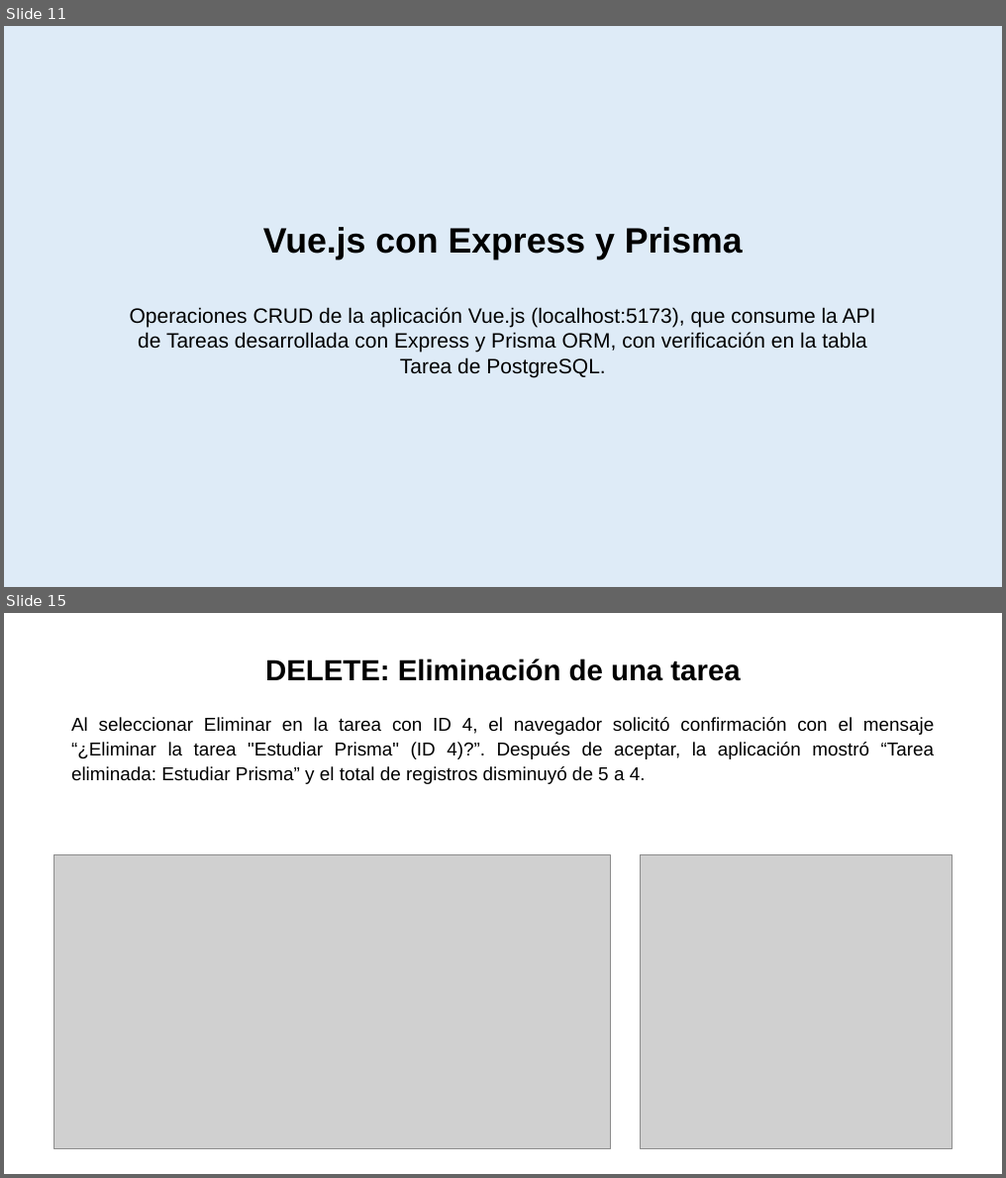
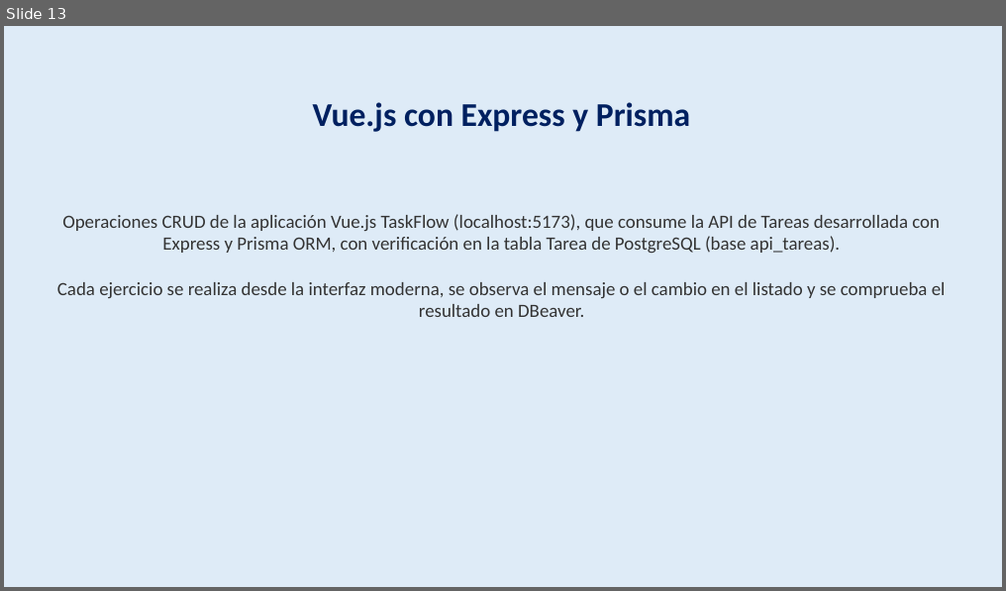
Before and after one commit to alondraS128/TBD_Tema-4, a slide deck: Actividad 4.3 Banco de ejercicios_AlondraSantis_TBD_5ISCM.pptx. Shown one above the other, each under a label of ours: slides 11 and 15 before the commit, slide 13 after it; the slides between them are not shown. The pictures are 1006x1178 and 1006x591 pixels, drawn with LibreOffice and Linux fonts; fonts in the diff are those of the drawing; grey boxes stand for pictures. Boxes give left, top, right and bottom in pixels: in the first picture for what was removed or moved away, otherwise in the second. Text is boxed around its words. In the diff, an @@ line names an element or a change of style, - is before the commit and + after.

```diff
--- a/Actividad 4.3 Banco de ejercicios_AlondraSantis_TBD_5ISCM.pptx
+++ b/Actividad 4.3 Banco de ejercicios_AlondraSantis_TBD_5ISCM.pptx
@@ slide 15 removed at (x1=4, y1=613, x2=1002, y2=1174), background #FFFFFF @@
@@ text removed at (x1=265, y1=659, x2=740, y2=681) @@
-DELETE: Eliminación de una tarea
@@ text removed at (x1=71, y1=717, x2=935, y2=784) @@
-Al seleccionar Eliminar en la tarea con ID 4, el navegador solicitó confirmación con el mensaje “¿Eliminar la tarea "Estudiar Prisma" (ID 4)?”. Después de aceptar, la aplicación mostró “Tarea eliminada: Estudiar Prisma” y el total de registros disminuyó de 5 a 4.
@@ picture removed at (x1=54, y1=855, x2=611, y2=1149) @@
@@ picture removed at (x1=641, y1=855, x2=952, y2=1149) @@
@@ what was slide 11 is now slide 13 @@
@@ slide 13 changed as well @@
@@ text "Vue.js con Express y Prisma" moved from (x1=263, y1=227, x2=743, y2=260) to (x1=313, y1=102, x2=690, y2=132) @@
@@ text "Vue.js con Express y Prisma" at (x1=313, y1=102, x2=690, y2=132): size 34 to 32 pt, font Arial to Calibri, text colour #000000 to #002060 @@
@@ text "Operaciones CRUD de la aplicación ..." at (x1=57, y1=214, x2=945, y2=317): vertical alignment top to middle @@
@@ text at (x1=57, y1=214, x2=945, y2=317): text changed; size 20 to 18 pt; font Arial to Calibri; text colour #000000 to #333333 @@
-Operaciones CRUD de la aplicación Vue.js (localhost:5173), que consume la API de Tareas desarrollada con Express y Prisma ORM, con verificación en la tabla Tarea de PostgreSQL.
+Operaciones CRUD de la aplicación Vue.js TaskFlow (localhost:5173), que consume la API de Tareas desarrollada con Express y Prisma ORM, con verificación en la tabla Tarea de PostgreSQL (base api_tareas).
+Cada ejercicio se realiza desde la interfaz moderna, se observa el mensaje o el cambio en el listado y se comprueba el resultado en DBeaver.
```
Also in this commit, not shown: 13 other slides changed, 8 slides added, 3 other slides removed, 19 other files.
